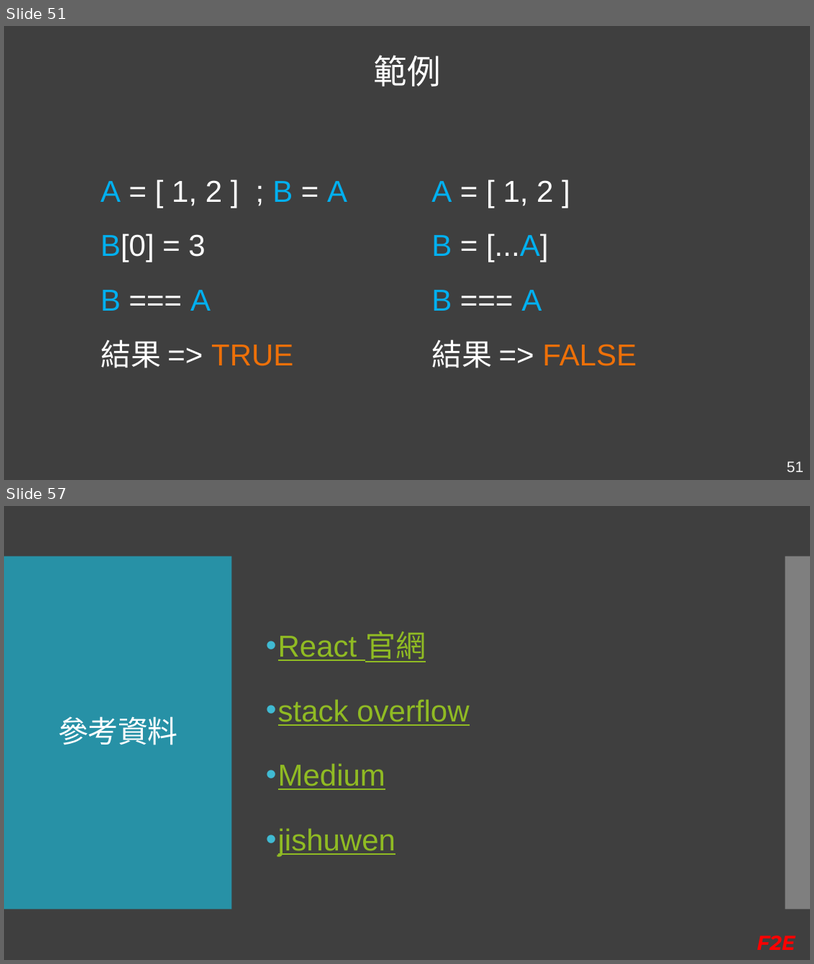
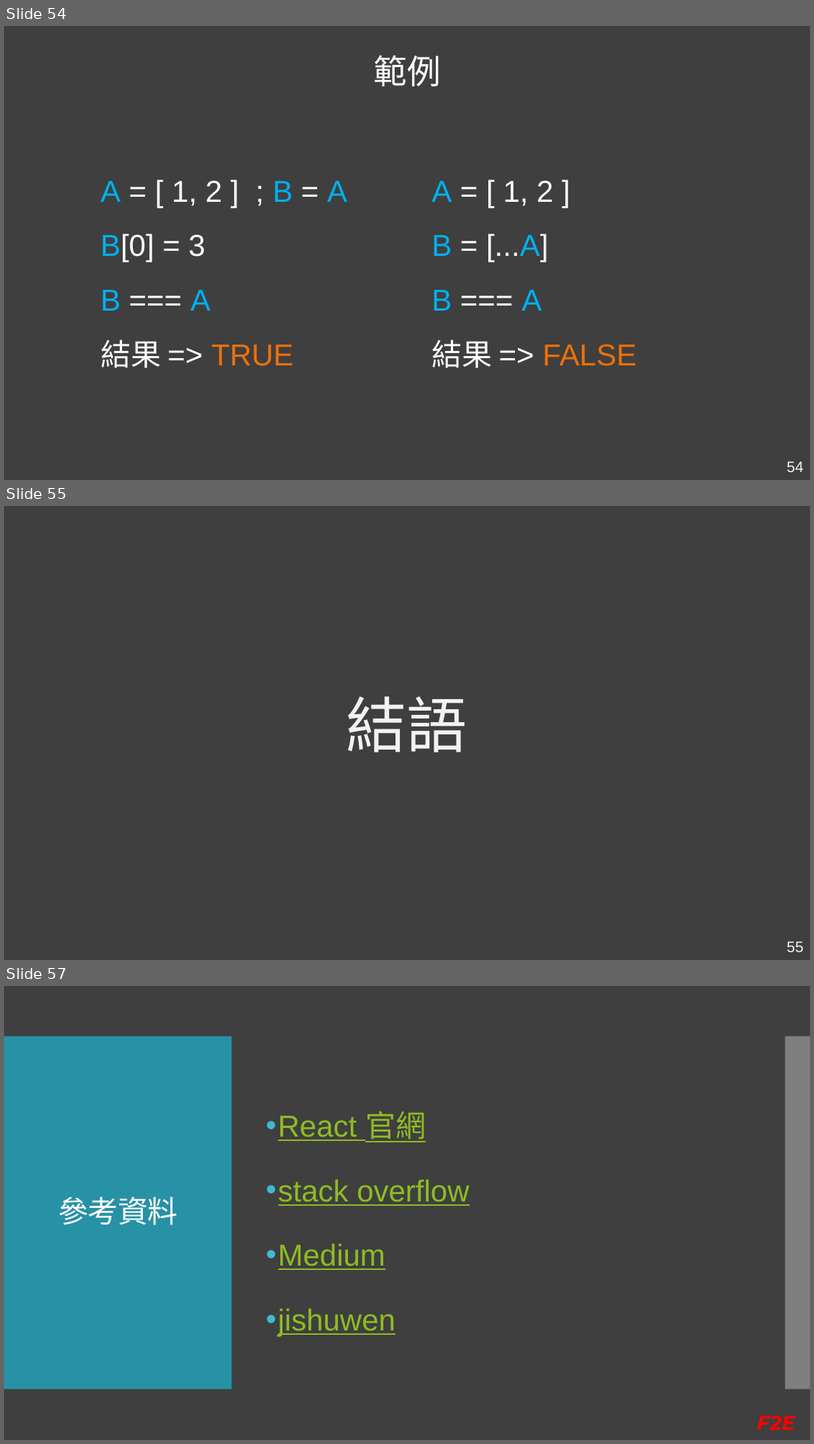
Before and after one commit to Kader-coder/React-Hooks, a slide deck: PPT/React Hooks &.pptx. Shown one above the other, each under a label of ours: slides 51 and 57 before the commit, slides 54, 55 and 57 after it; the slides between them are not shown. The pictures are 814x964 and 814x1444 pixels, drawn with LibreOffice and Linux fonts; fonts in the diff are those of the drawing. Boxes give left, top, right and bottom in pixels: in the first picture for what was removed or moved away, otherwise in the second. Text is boxed around its words. In the diff, an @@ line names an element or a change of style, - is before the commit and + after.

```diff
--- a/PPT/React Hooks &.pptx
+++ b/PPT/React Hooks &.pptx
@@ slide 55 added at [4,506,810,960], background #3F3F3F @@
@@ text added at [347,696,468,752], 72 pt, text #F2F2F2 @@
+結語
@@ page number added at [787,941,804,952], 18 pt, text #F2F2F2 @@
+55
@@ what was slide 51 is now slide 54 @@
@@ page number at [787,461,804,472]: text changed @@
-51
+54
```
Also in this commit, not shown: 4 slides changed, 4 other slides added, 2 slides removed, 1 other file.
